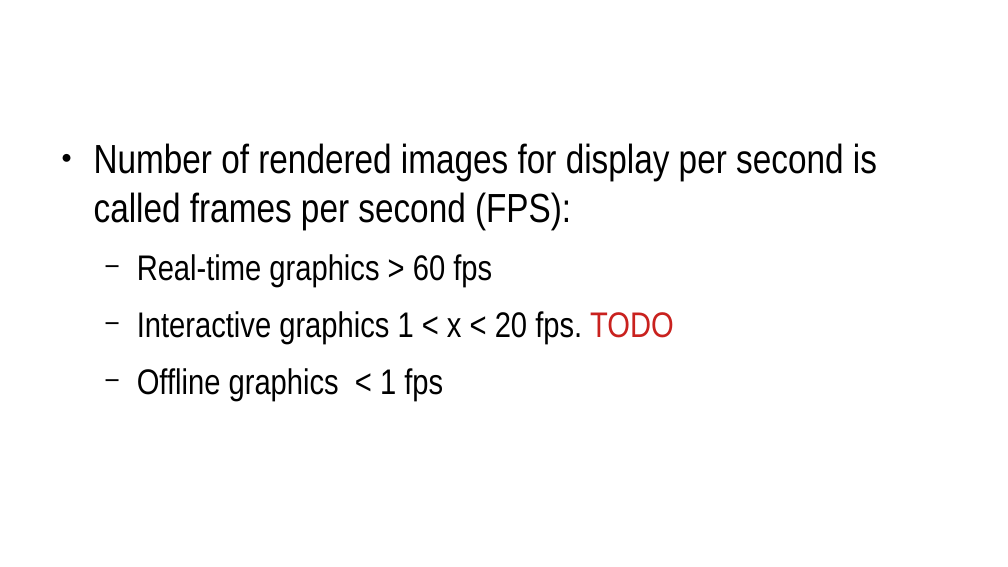
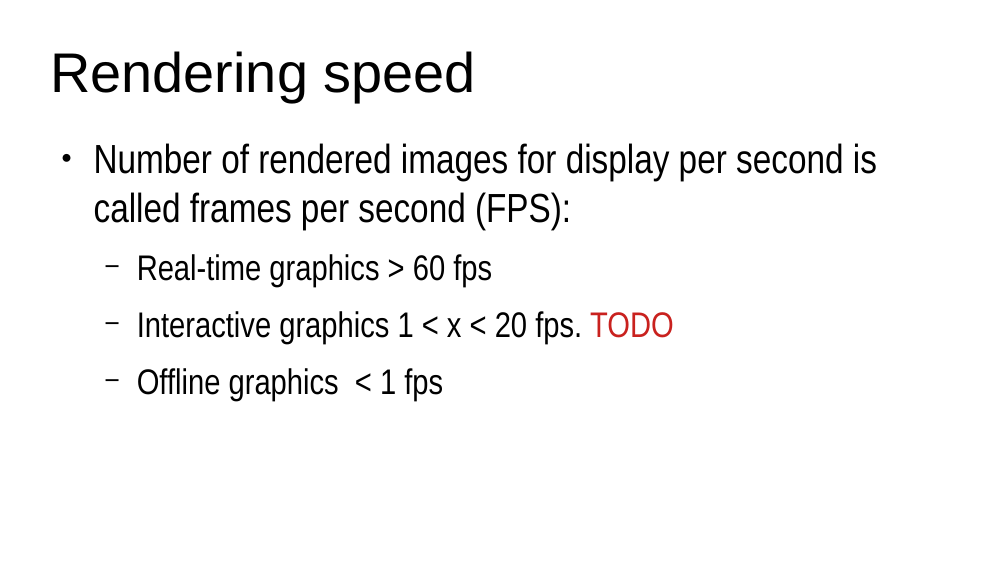
Before and after one commit to lorentzo/IntroductionToComputerGraphics, a slide deck: slide 5 of lectures/5_foundations_image_postprocessing/5_1_images.odp. Drawn at 1008x567 pixels with LibreOffice and Linux fonts; fonts in the diff are those of the drawing. Boxes give left, top, right and bottom in pixels: in the first picture for what was removed or moved away, otherwise in the second. Text is boxed around its words. In the diff, an @@ line names an element or a change of style, - is before the commit and + after.

```diff
--- a/lectures/5_foundations_image_postprocessing/5_1_images.odp
+++ b/lectures/5_foundations_image_postprocessing/5_1_images.odp
@@ title added at [50,51,476,102], 44 pt, text #000000 @@
+Rendering speed
```
Also in this commit, not shown: 2 other files.
